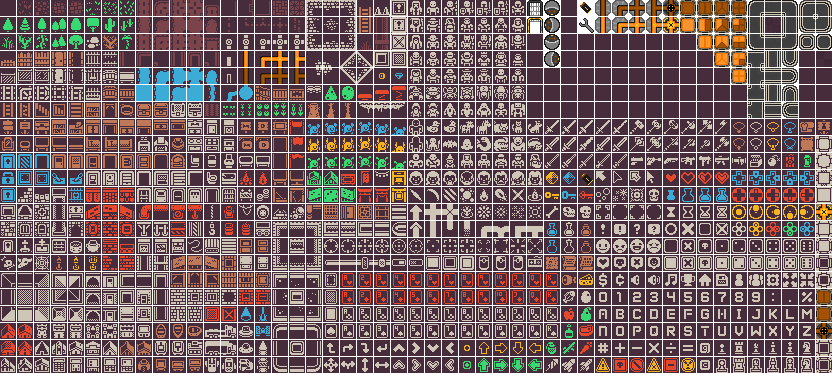
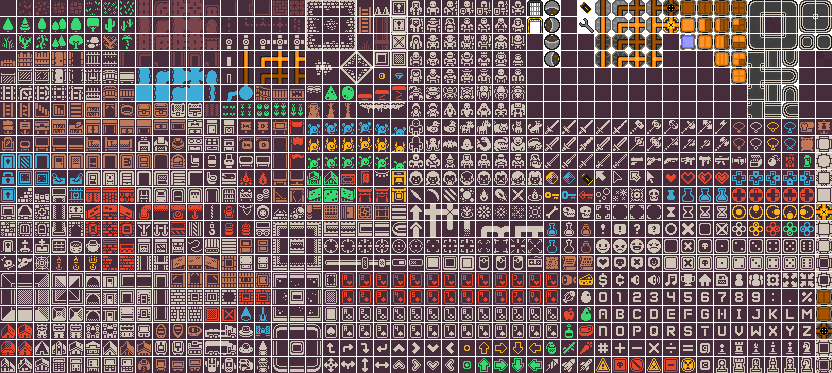
Comparing the layer stacks of the two (832, 373) images. Changes:
painted on "colored.png" over [530,3,728,67]
